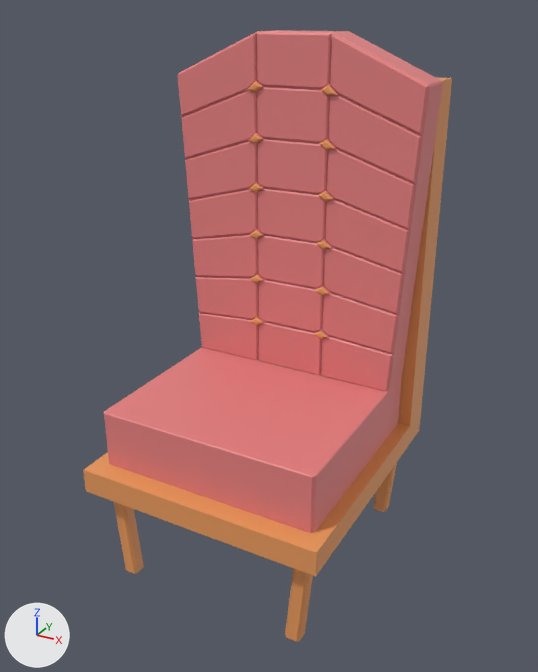
The FBX model Assets/Models/Static Mesh/STM_DiningChair.fbx as it was, and as the next commit left it.
Before and after are seen from a 50 mm camera at (1.36, -2.42, 1.04) aimed at (0.03, -0.01, -0.17). The axes (+X, +Y, +Z) are drawn at lower left. The lights are the same throughout. Where no turn or scale is listed for an object, it has been applied to the vertices.
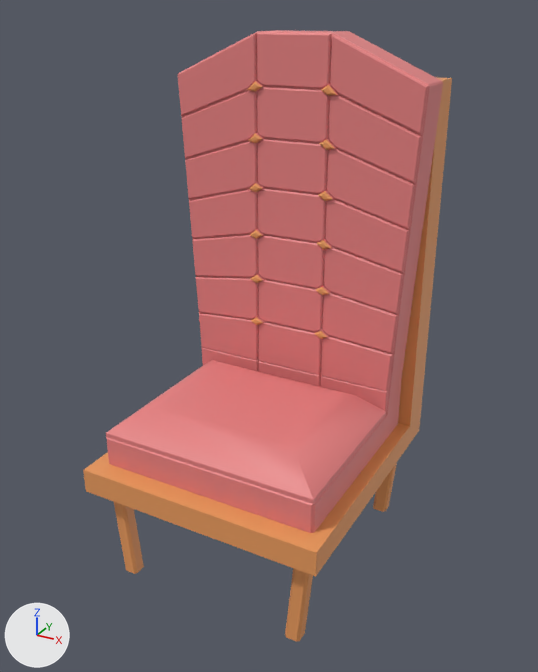
Changed parts and their boxes (x1, y1, x2, y2) in the pictures (538 x 672 px):
part 1 of me_mesh, built on: before (104, 83, 443, 533); after (106, 83, 443, 533)

The edits, one by one:
me_mesh is used by ob_pcube94; location (0.0, 0.0, -0.114).
me_mesh had 666 vertices, 585 faces and spanned x -0.53..0.53, y -0.56..0.56, z -1.07..1.07.
me_mesh now has 714 vertices, 633 faces and spans x -0.53..0.53, y -0.56..0.56, z -1.07..1.07.
Part 1, on me_mesh:
4 faces are deleted.
10 vertices in x -0.47..0.47, y -0.47..0.24, z -0.31 move by (0.0, 0.0, -0.11).
8 vertices in x -0.47..0.47, y -0.48..0.24, z -0.31 move by (0.0, 0.0, -0.12).
42 vertices are added at x -0.46..0.46, y -0.47..0.24, z -0.42..-0.3.
6 new vertices lie (0.0, -0.01, 0.11) away from vertices in x -0.46..0.46, y 0.23, z -0.42.
52 new faces join them, mat_envred_3 (pink #e68181).
